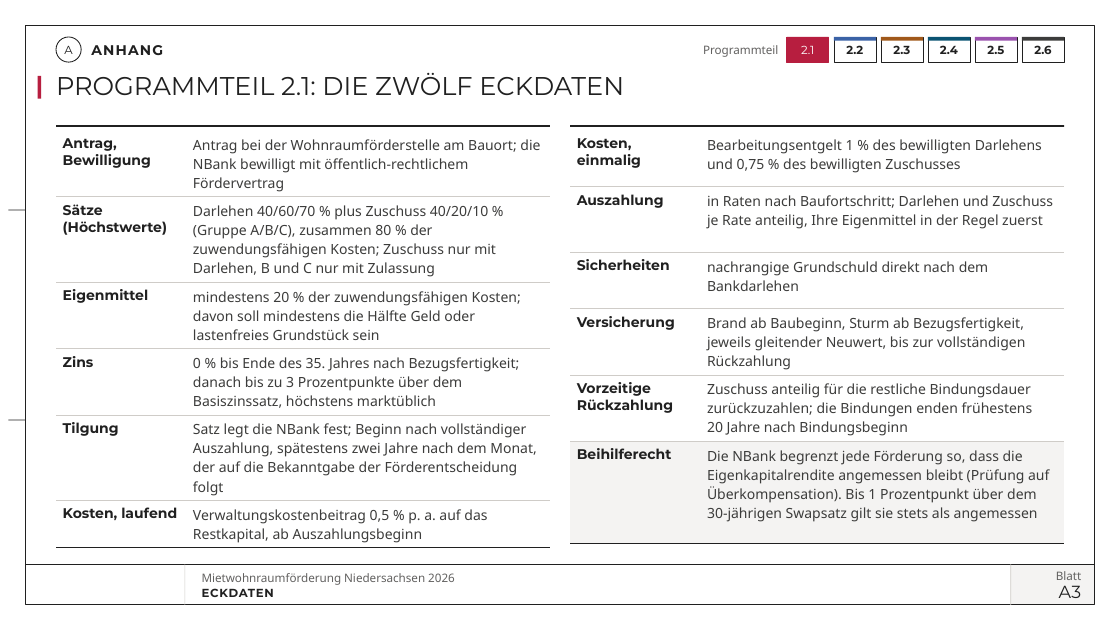
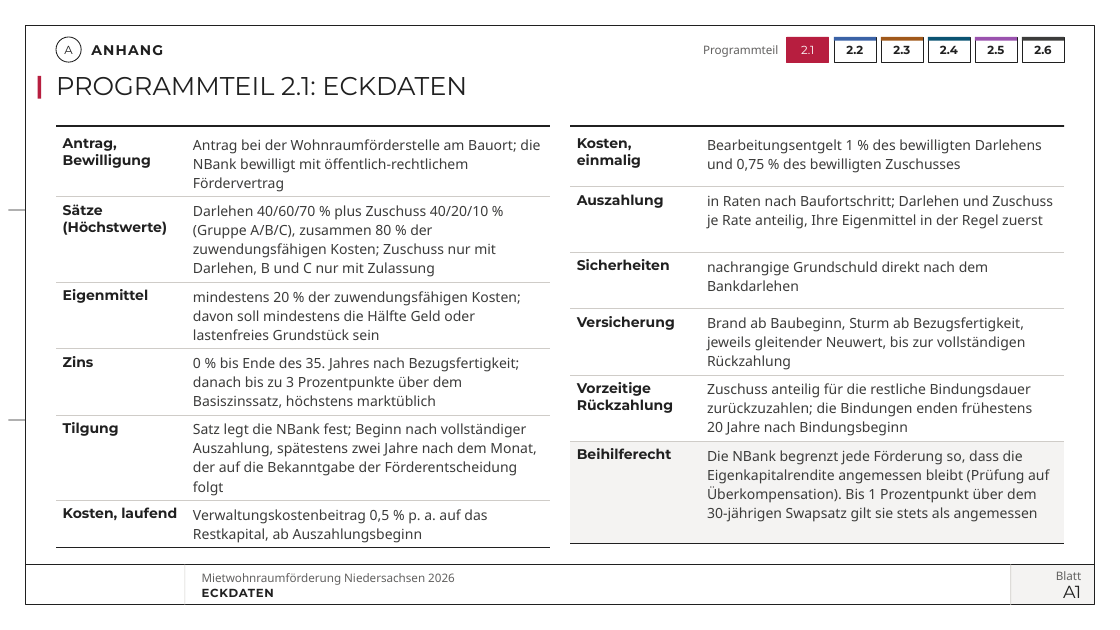
Before and after one commit to vgedaschko/NBank, a slide deck: slide 30 of praesentation/dist/PGN-Mietwohnraumfoerderung-Niedersachsen-2026-Vortrag.pptx (slide 31 before the commit). Drawn at 1120x630 pixels with LibreOffice and Linux fonts; fonts in the diff are those of the drawing; background and template pictures are left out. Boxes give left, top, right and bottom in pixels: in the first picture for what was removed or moved away, otherwise in the second. Text is boxed around its words. In the diff, an @@ line names an element or a change of style, - is before the commit and + after.

```diff
--- a/praesentation/dist/PGN-Mietwohnraumfoerderung-Niedersachsen-2026-Vortrag.pptx
+++ b/praesentation/dist/PGN-Mietwohnraumfoerderung-Niedersachsen-2026-Vortrag.pptx
@@ title at bbox=[56, 77, 467, 95]: text changed @@
-PROGRAMMTEIL 2.1: DIE ZWÖLF ECKDATEN
+PROGRAMMTEIL 2.1: ECKDATEN
@@ text at bbox=[1063, 585, 1081, 598]: text changed @@
-A3
+A1
```
Also in this commit, not shown: 22 other slides changed, 3 slides added, 4 slides removed, 35 other files.
